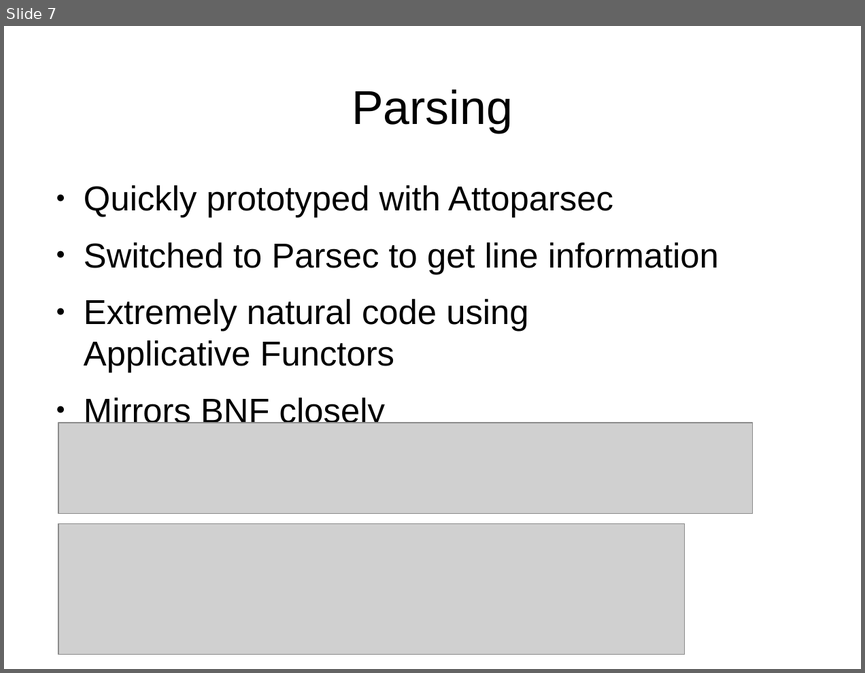
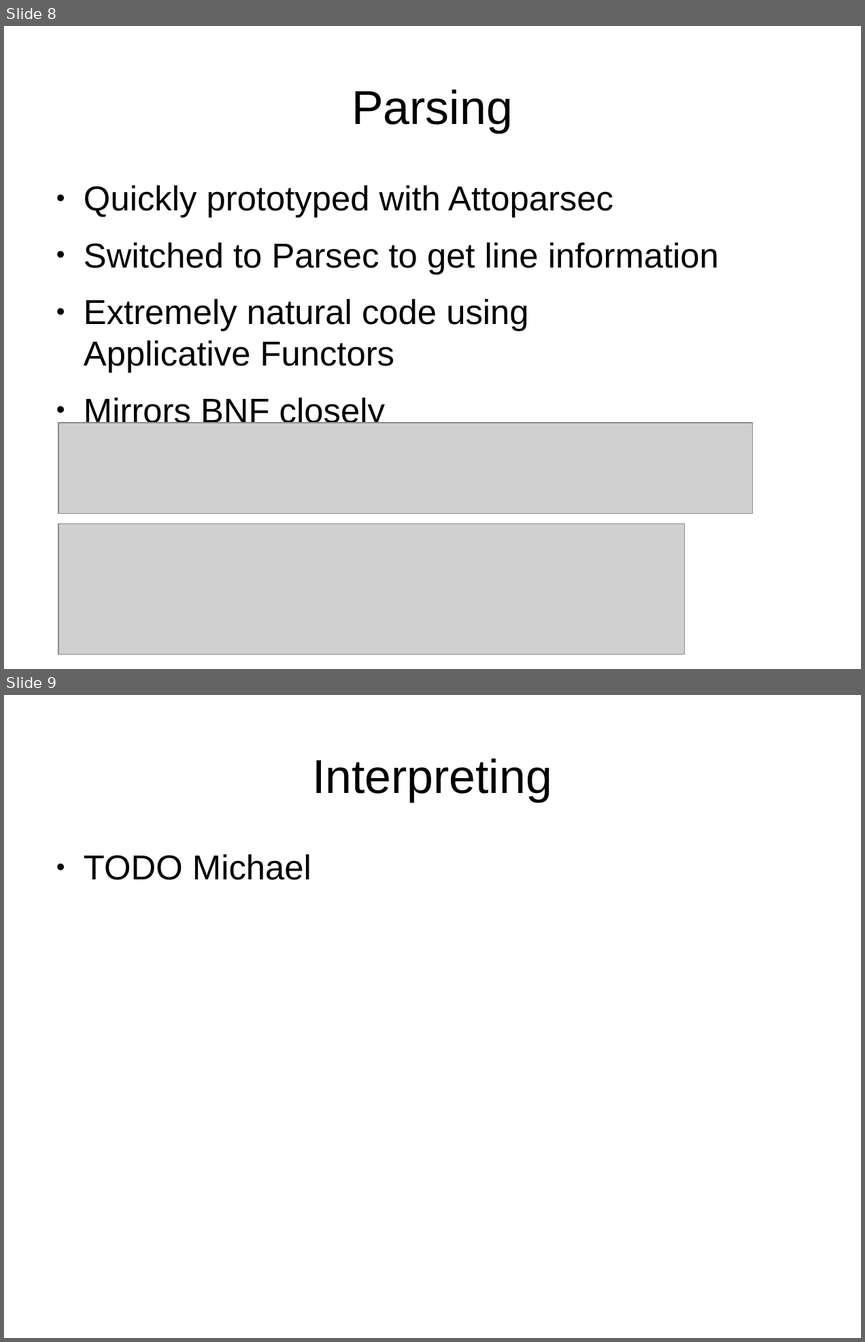
Before and after one commit to dcsommer/CS240H-Final-Project, a slide deck: demo.odp. Shown one above the other, each under a label of ours: slide 7 before the commit, slides 8 and 9 after it. The pictures are 865x673 and 865x1342 pixels, drawn with LibreOffice and Linux fonts; fonts in the diff are those of the drawing; grey boxes stand for pictures. Boxes give left, top, right and bottom in pixels: in the first picture for what was removed or moved away, otherwise in the second. Text is boxed around its words. In the diff, an @@ line names an element or a change of style, - is before the commit and + after.

```diff
--- a/demo.odp
+++ b/demo.odp
@@ slide 9 added at (x1=4, y1=695, x2=861, y2=1338), background #FFFFFF @@
@@ title added at (x1=312, y1=758, x2=552, y2=802), 44 pt, text #000000 @@
+Interpreting
@@ text added at (x1=84, y1=854, x2=311, y2=880), 32 pt, text #000000 @@
+● TODO Michael
@@ what was slide 7 is now slide 8 @@
```
Also in this commit, not shown: 1 slide changed, 4 other slides added, 1 other file.
